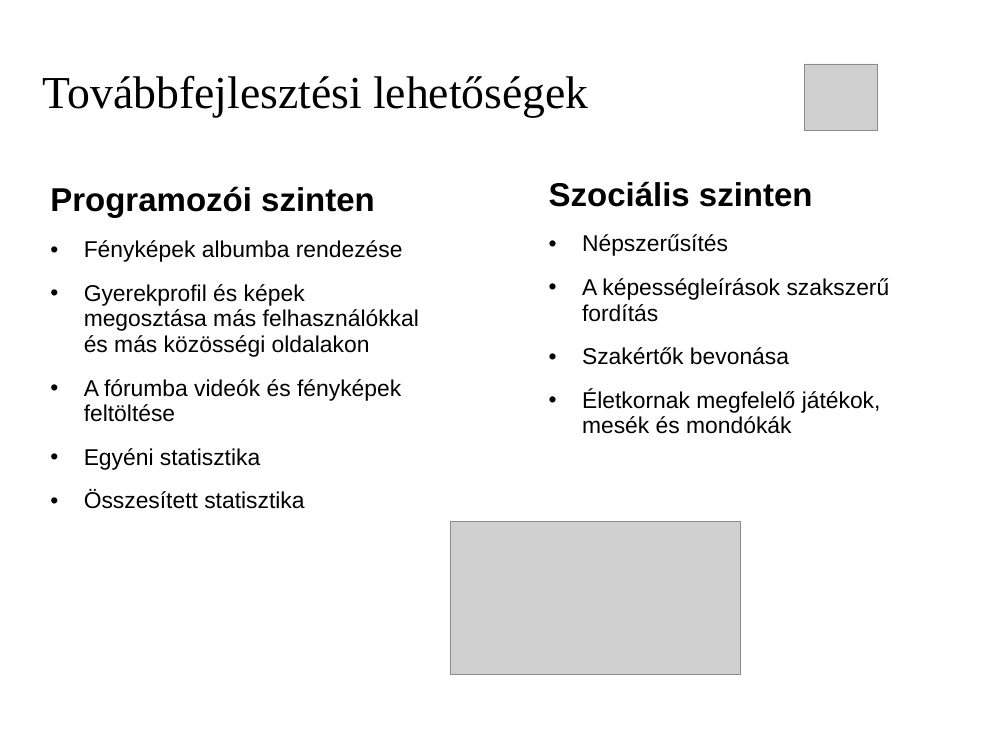
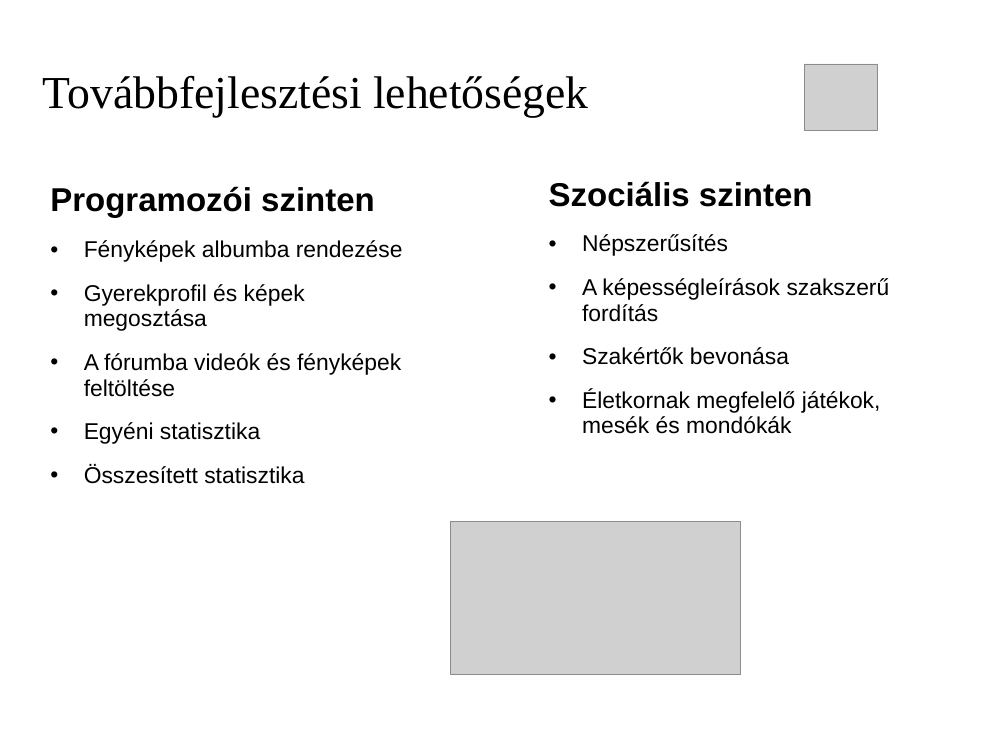
Before and after one commit to necrology27/babybook, a slide deck: slide 8 of prezentation/1. LeadingSoft_projekt.ppt (slide 9 before the commit). Drawn at 1008x756 pixels with LibreOffice and Linux fonts; fonts in the diff are those of the drawing; grey boxes stand for pictures; background and template pictures are left out. Boxes give left, top, right and bottom in pixels: in the first picture for what was removed or moved away, otherwise in the second. Text is boxed around its words. In the diff, an @@ line names an element or a change of style, - is before the commit and + after.

```diff
--- a/prezentation/1. LeadingSoft_projekt.ppt
+++ b/prezentation/1. LeadingSoft_projekt.ppt
@@ text at (x1=84, y1=284, x2=305, y2=331): text changed @@
-• Gyerekprofil és képek megosztása más felhasználókkal és más közösségi oldalakon
+• Gyerekprofil és képek megosztása
```
Also in this commit, not shown: 5 other slides changed, 1 slide added, 2 slides removed, 7 other files.
